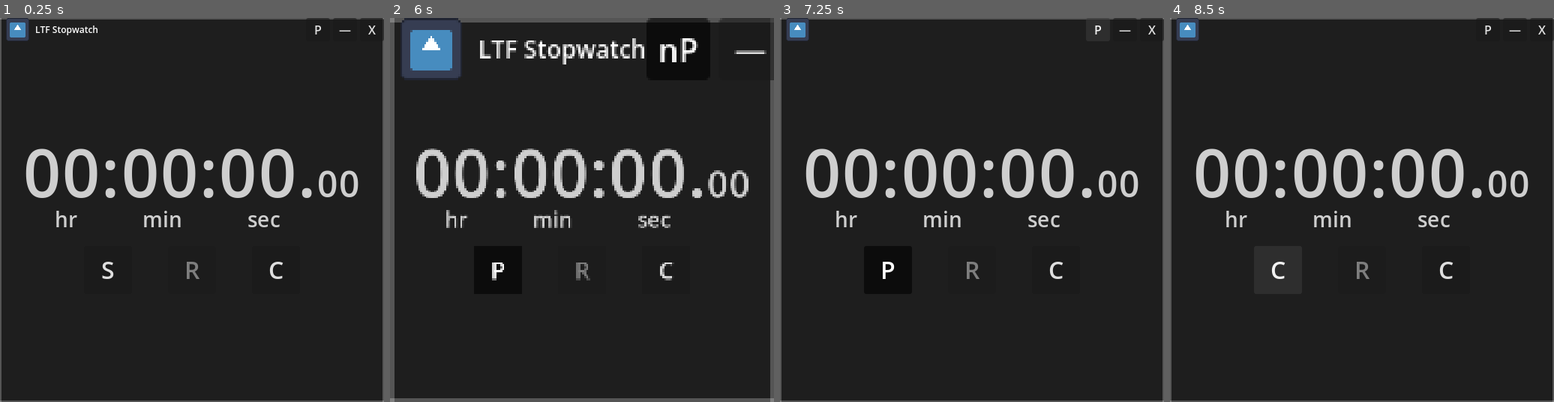
Above: before the commit, frames 1-4 (left to right).
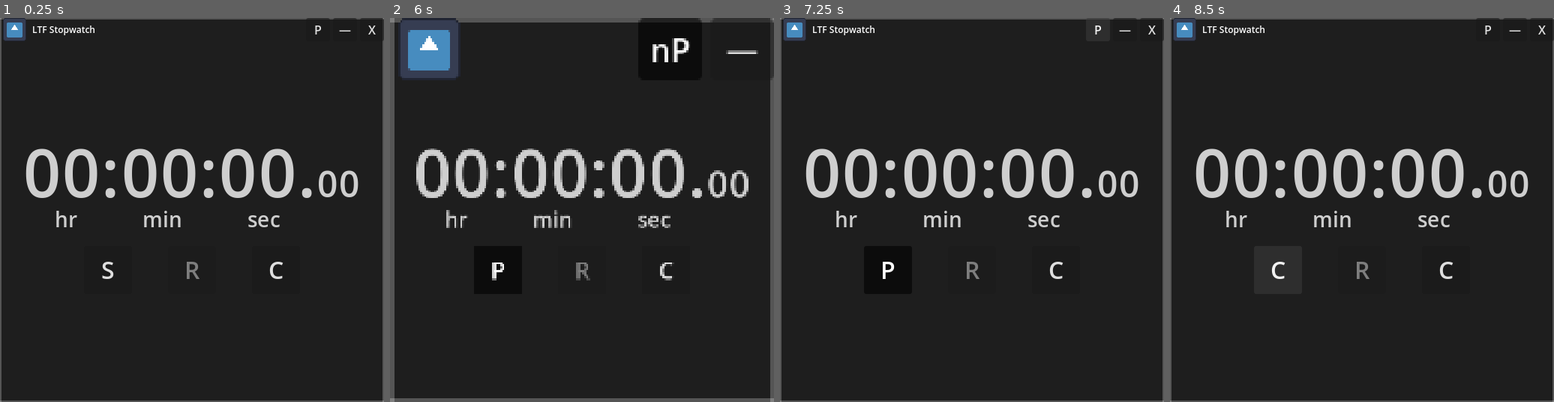
Above: after the commit, the same moments.

Repository: LiteFeather1/ltf-stopwatch
Game: Godot game, scene res://main.tscn
The game is run twice, just before and just after one commit, with the same random seed, the same clock (stepped at 60 frames per second) and the same inputs. The engine's default icon, where the game draws it, is replaced by a stand-in: a white triangle on a blue panel in a dark square.
Inputs:
- Up to frame 1 (0.25 s): no input
- Up to frame 2 (6 s): click "P" at 0.5 s; click "nP" at 1.25 s; click "—" at 2 s; click "S" at 2.75 s; click "P" at 3.5 s; click "C" at 4.25 s; click "C" at 5 s; click "P" at 5.75 s
- Up to frame 3 (7.25 s): click "nP" at 6.5 s
- Up to frame 4 (8.5 s): click "—" at 7.25 s; click "P" at 8 s

The runs differ from the first frame. In frame 1, 0.4% of the frame differs, in the area x 0-26%, y 0-6%; in frame 2, 2.0%, in the area x 2-100%, y 0-17%; in frame 3, 0.3%; in frame 4, 0.3%.

Commit message:
Fix a bug where when pinning the window the title would not disappear

Diff:
--- a/scenes/chrome.gd
+++ b/scenes/chrome.gd
@@ -74,4 +74,5 @@
 
 
 func window_size_changed() -> void:
-	l_title.visible = b_pin.global_position.x - l_title.global_position.x - l_title.size.x > 0.0
+	await get_tree().process_frame
+	l_title.visible = b_pin.global_position.x - l_title.global_position.x - l_title.size.x > 2.0
--- a/scenes/chrome.tscn
+++ b/scenes/chrome.tscn
@@ -16,7 +16,7 @@
 
 [node name="VSeparator" type="VSeparator" parent="."]
 layout_mode = 2
-theme_override_constants/separation = 8
+theme_override_constants/separation = 4
 
 [node name="hbc_title" type="HBoxContainer" parent="."]
 layout_mode = 2
